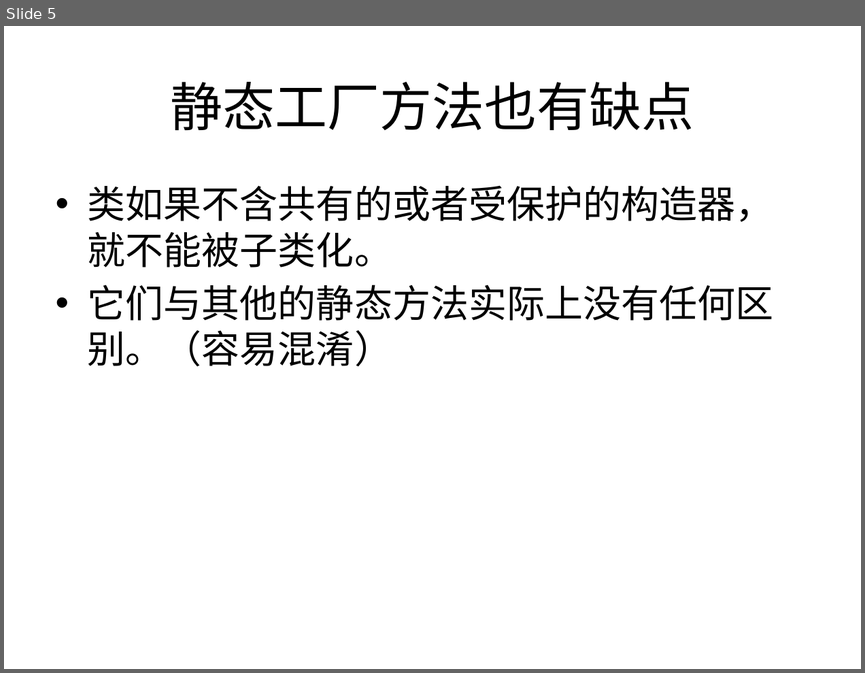
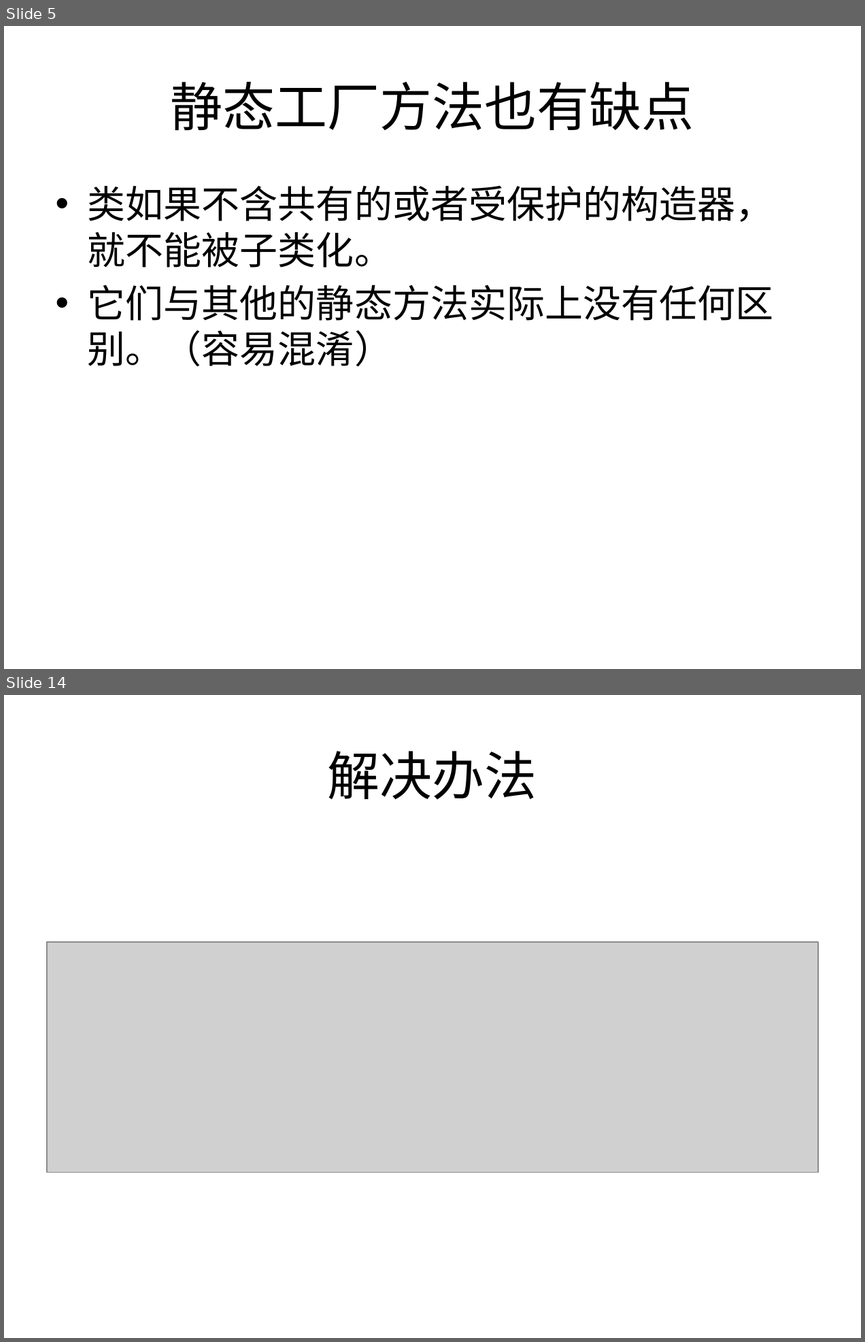
Before and after one commit to li5220008/SSH1, a slide deck: WebRoot/print/effectiveJava学习分享.pptx. Shown one above the other, each under a label of ours: slide 5 before the commit, slides 5 and 14 after it; the slides between them are not shown. The pictures are 865x673 and 865x1342 pixels, drawn with LibreOffice and Linux fonts; fonts in the diff are those of the drawing; grey boxes stand for pictures. Boxes give left, top, right and bottom in pixels: in the first picture for what was removed or moved away, otherwise in the second. Text is boxed around its words. In the diff, an @@ line names an element or a change of style, - is before the commit and + after.

```diff
--- a/WebRoot/print/effectiveJava学习分享.pptx
+++ b/WebRoot/print/effectiveJava学习分享.pptx
@@ slide 14 added at [4,695,861,1338], background #FFFFFF @@
@@ title added at [328,751,537,799], 44 pt, text #000000 @@
+解决办法
@@ picture added at [47,942,818,1172] @@
```
Also in this commit, not shown: 3 slides changed, 8 other slides added.
